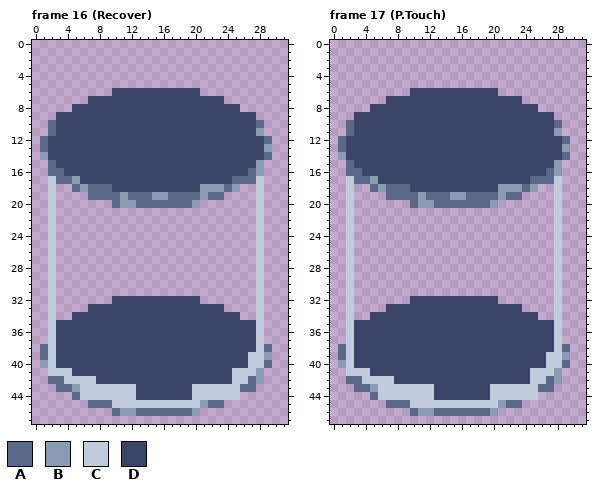
One commit to this pixel-art file: Assets/Textures/Aseprite Filer/TestTube_Animations.aseprite. The first picture shows the starting point.
32x48 pixels, 18 frames. Shown: frame 16 (Recover), frame 17 (P.Touch). The commit also changed other frames, which this record leaves out.
Visible layers, top first: "TestTubH/Layer 4", "TestTubH/Layer 2 #2", "TestTubH/Layer 3", "TestTubH/BloodSpear Anim", "TestTubH/Detaljer", "TestTubH/Filling", "TestTubH/Layer 2", "Layer 1".
Palette (. is transparent): A #5a6988  B #8b9bb4  C #c0cbdc  D #3a4466
Pixels before, frame 16 (Recover), first column x 1:
 6 .........DDDDDDDDDDD.........
 7 ......DDDDDDDDDDDDDDDDD......
 8 ....DDDDDDDDDDDDDDDDDDDDD....
 9 ..DDDDDDDDDDDDDDDDDDDDDDDDD..
10 .ADDDDDDDDDDDDDDDDDDDDDDDDDA.
11 .ADDDDDDDDDDDDDDDDDDDDDDDDDB.
12 ADDDDDDDDDDDDDDDDDDDDDDDDDDDA
13 ADDDDDDDDDDDDDDDDDDDDDDDDDDDB
14 BDDDDDDDDDDDDDDDDDDDDDDDDDDDA
15 .ADDDDDDDDDDDDDDDDDDDDDDDDDB.
16 .AADDDDDDDDDDDDDDDDDDDDDDDAB.
17 .CAABDDDDDDDDDDDDDDDDDDDAAAC.
18 .C..ABAAADDDDDDDDDDDBBBAB..C.
19 .C....AAAABAAABBAAAABAA....C.
20 .C.......ABBAAAAAAAB.......C.
21 .C.........................C.
22 .C.........................C.
23 .C.........................C.
24 .C.........................C.
25 .C.........................C.
26 .C.........................C.
27 .C.........................C.
28 .C.........................C.
29 .C.........................C.
30 .C.........................C.
31 .C.........................C.
32 .C.......DDDDDDDDDDD.......C.
33 .C....DDDDDDDDDDDDDDDDD....C.
34 .C..DDDDDDDDDDDDDDDDDDDDD..C.
35 .CDDDDDDDDDDDDDDDDDDDDDDDDDC.
36 .CDDDDDDDDDDDDDDDDDDDDDDDDDC.
37 .CDDDDDDDDDDDDDDDDDDDDDDDDDC.
38 ACDDDDDDDDDDDDDDDDDDDDDDDDDCA
39 ACDDDDDDDDDDDDDDDDDDDDDDDDCCB
40 BCDDDDDDDDDDDDDDDDDDDDDDDDCCA
41 .CCCDDDDDDDDDDDDDDDDDDDDCCCB.
42 .AACCCCDDDDDDDDDDDDDDDDDCCAB.
43 ..AABCCCCCCCDDDDDDDCCCCCCAA..
44 ....ACCCCCCCDDDDDDDCCCCCC....
45 ......AAACCCCCCCCCCCBAA......
46 .........ABBAAAAAAAB.........
Pixels before, frame 17 (P.Touch), first column x 1:
 6 .........DDDDDDDDDDD.........
 7 ......DDDDDDDDDDDDDDDDD......
 8 ....DDDDDDDDDDDDDDDDDDDDD....
 9 ..DDDDDDDDDDDDDDDDDDDDDDDDD..
10 .ADDDDDDDDDDDDDDDDDDDDDDDDDA.
11 .ADDDDDDDDDDDDDDDDDDDDDDDDDB.
12 ADDDDDDDDDDDDDDDDDDDDDDDDDDDA
13 ADDDDDDDDDDDDDDDDDDDDDDDDDDDB
14 BDDDDDDDDDDDDDDDDDDDDDDDDDDDA
15 .ADDDDDDDDDDDDDDDDDDDDDDDDDB.
16 .AADDDDDDDDDDDDDDDDDDDDDDDAB.
17 .CAABDDDDDDDDDDDDDDDDDDDAAAC.
18 .C..ABAAADDDDDDDDDDDBBBAB..C.
19 .C....AAAABAAABBAAAABAA....C.
20 .C.......ABBAAAAAAAB.......C.
21 .C.........................C.
22 .C.........................C.
23 .C.........................C.
24 .C.........................C.
25 .C.........................C.
26 .C.........................C.
27 .C.........................C.
28 .C.........................C.
29 .C.........................C.
30 .C.........................C.
31 .C.........................C.
32 .C.......DDDDDDDDDDD.......C.
33 .C....DDDDDDDDDDDDDDDDD....C.
34 .C..DDDDDDDDDDDDDDDDDDDDD..C.
35 .CDDDDDDDDDDDDDDDDDDDDDDDDDC.
36 .CDDDDDDDDDDDDDDDDDDDDDDDDDC.
37 .CDDDDDDDDDDDDDDDDDDDDDDDDDC.
38 ACDDDDDDDDDDDDDDDDDDDDDDDDDCA
39 ACDDDDDDDDDDDDDDDDDDDDDDDDCCB
40 BCDDDDDDDDDDDDDDDDDDDDDDDDCCA
41 .CCCDDDDDDDDDDDDDDDDDDDDCCCB.
42 .AACCCCDDDDDDDDDDDDDDDDDCCAB.
43 ..AABCCCCCCCDDDDDDDCCCCCCAA..
44 ....ACCCCCCCDDDDDDDCCCCCC....
45 ......AAACCCCCCCCCCCBAA......
46 .........ABBAAAAAAAB.........
Once edited:
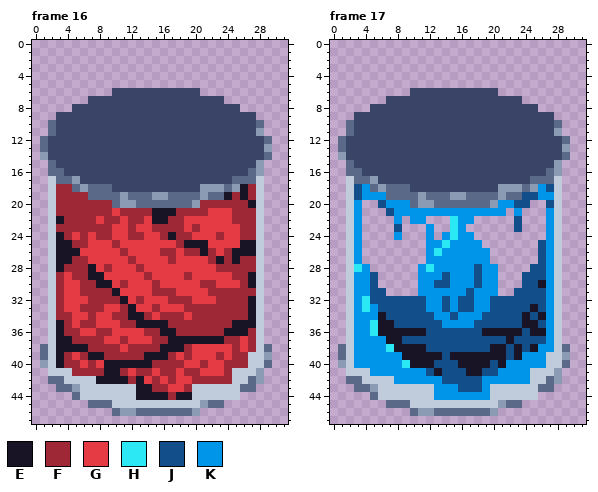
Colours new in this view: E #181425  F #9e2835  G #e43b44  H #2ce8f5  J #124e89  K #0095e9
Edits made:
Changed rows in their new state; - is an unchanged pixel.
Frame 16, layer "TestTubH/Filling":
first column x 3:
18 FF---------------------EF
19 FFFF-----------------EFEF
20 FFFFFFF-----------FFFFFFE
21 FFFFFFFGFFFFEEEFFFFGGGFFF
22 EFFFFGFFGFFGEEFFGGGGGGFFF
23 FFFFFFFGGFGGFFFFGFGGGGGFF
24 EFGFGFFGGFFGGFEFFGGGFGGFF
25 EEFFGGGFGGGGGGGFEEEGGGGEE
26 EEEGGGGGFGGGGFFGFFEFGFEEE
27 EEFFGGGGGFGGGGFGGGGFEFEFF
28 EFFFEGFGGGFGGGGGGGGGFFFFF
29 FGFFEEGGGGGFGGGGFGGGGGFFE
30 FGGFFEEGFGGGFGGGGGFFGGGFE
31 FGGFFFFEGGGGFFFGGGGFFFFFF
32 FGGGFFFFEGFGGGFFFGGGFFFFE
33 FGGFFFGGFEGGFGGGFFFFFFFFE
34 FFGGFGGFFEEFGFFFGFFFFFFFE
35 EFGFFGGGFFEEEEFFFFFFFFEEE
36 EFFGGFFGGGGFFEEFFFFFFEEEF
37 EEFFFFGGFGGGFFEEEEEEEFFGF
38 EEEEFFFFGFFFFEEEFGGGGGFGF
39 EFGFEEFFFFFEEEFGFGGGFGFF-
40 EFFGFGEEEEEEFFFFGGFGGFFF-
41 --FFFFEEFGFFGFFGFFGGGF---
42 -----EEEEFEGFGFGGFFFFF---
43 ----------EEFFGGF--------
44 ----------EEEEFEE--------
Frame 17, layer "TestTubH/Filling":
first column x 3:
18 JK---------------------KJ
19 JKKK-----------------JJKK
20 K--JKKK-----------KKJJ--J
21 K---JKKKKKKKKKKKKKK-K---K
22 K----K-KK---HKK-----J---K
23 K----J---K--HK------J---K
24 K----K---K-KHKK---------K
25 K--------KKHKKKK-------JK
26 K--------KHKKKKKK------JK
27 K--------KKKKKKKK------JK
28 HK------KHKKKKKJKK----JJK
29 KKJ-----KKKJKKKJKK---JJJK
30 KKJ-----KKJJKKKJKK---JJEK
31 KKJJ----KKKKKKJKKK--JJJJK
32 KHJJJJJJJKKJKJJKKJJJJJJJK
33 KHKJJJJJJKKJKJJKKJJJJJEJK
34 KKKEJJJJJJKKJKKKJJJJJEJEK
35 KKHEEJJJJJJKKKKJJJJJJEEJK
36 KKHEEEEEEJJJJJJJEEEEEJEEK
37 KKKKEEJJJJJJJJJJJJJEJJJJK
38 KKKKHEEEEJJJJJJJJEEJEJEKK
39 KKKKKKEEEEEJEEEEEEEJEKKK-
40 KKKKKKHEEEJJJEEEEJEKKKKK-
41 --KKKKKKKJEJJJEEJJKKKK---
42 -----KKKKKKJJJJJKKKKKK---
43 ----------KKKJJJK--------
44 ----------KKKKKKK--------
